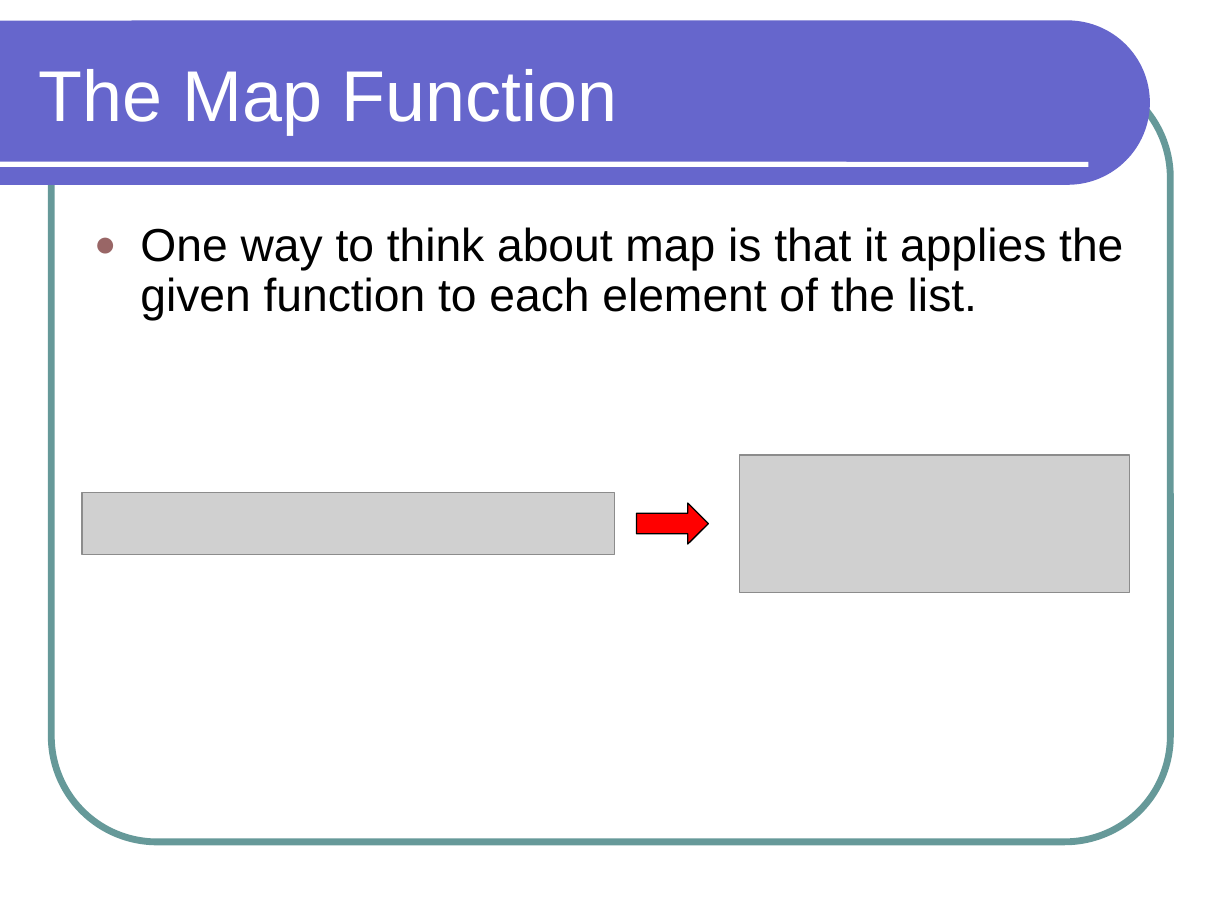
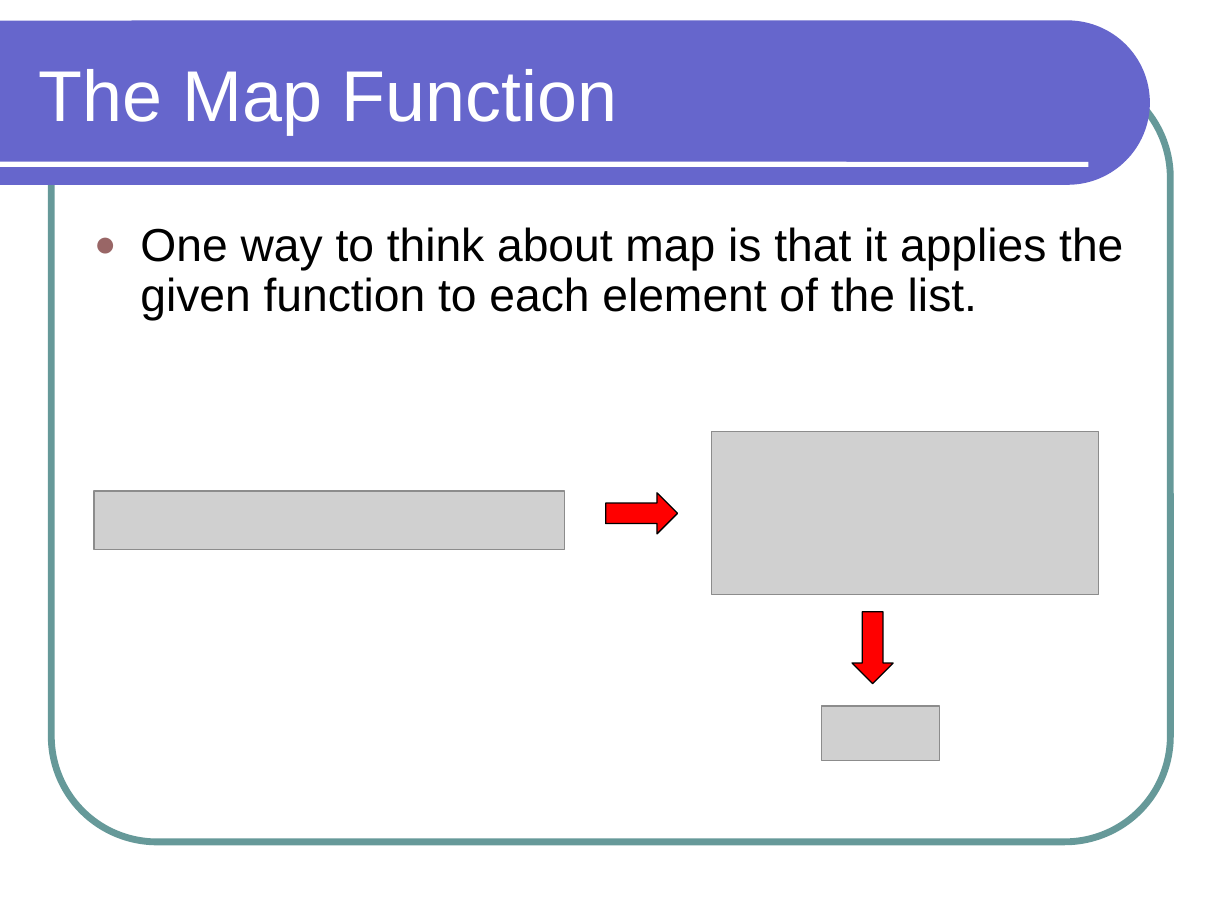
Before and after one commit to lutzhamel/CSC301, a slide deck: slide 15 of notes/csc301-ln014.ppt (slide 12 before the commit). Drawn at 1232x924 pixels with LibreOffice and Linux fonts; fonts in the diff are those of the drawing; grey boxes stand for pictures. Boxes give left, top, right and bottom in pixels: in the first picture for what was removed or moved away, otherwise in the second. Text is boxed around its words. In the diff, an @@ line names an element or a change of style, - is before the commit and + after.

```diff
--- a/notes/csc301-ln014.ppt
+++ b/notes/csc301-ln014.ppt
@@ picture: place and size @@
-picture at (739,455,1130,591)
+picture at (712,431,1099,595)
@@ picture: place and size @@
-picture at (83,493,615,554)
+picture at (94,492,564,551)
@@ right arrow: place and size @@
-right arrow at (637,503,708,543)
+right arrow at (606,493,678,533)
@@ right arrow added at (852,612,893,683), fill #FF0000, outline #000000 0.74 pt @@
@@ picture added at (822,706,940,760) @@
```
Also in this commit, not shown: 2 other slides changed, 4 slides added, 1 slide removed, 6 other files.
